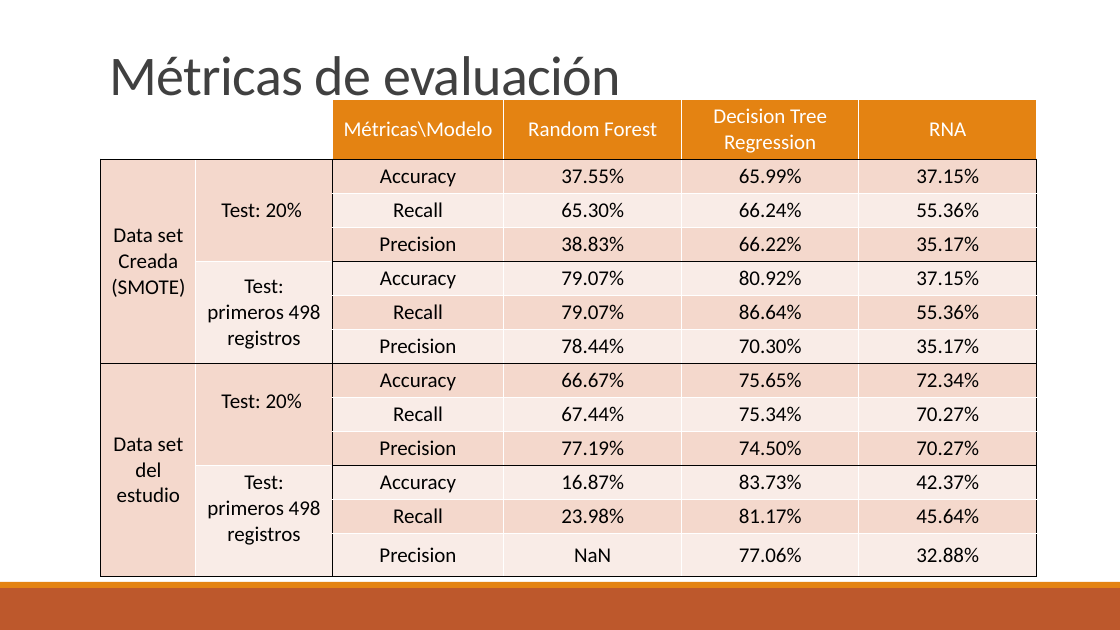
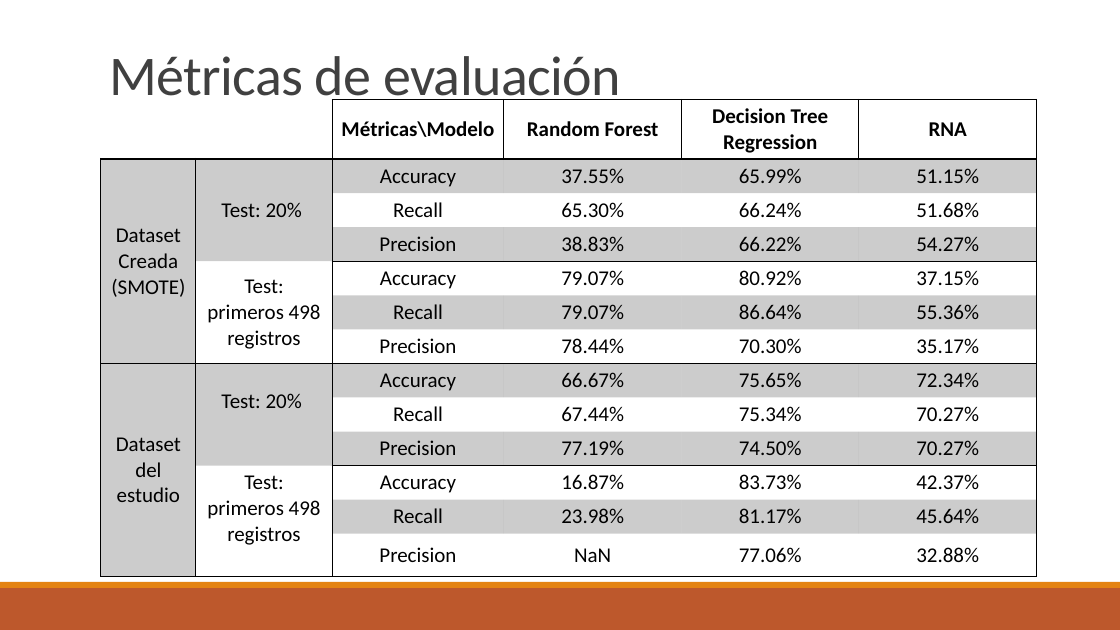
Before and after one commit to niwdehu/ProyectoFinal_INF648, a slide deck: slide 2 of Docs/3.4Evaluación de resultados.pptx. Drawn at 1120x630 pixels with LibreOffice and Linux fonts; fonts in the diff are those of the drawing. Boxes give left, top, right and bottom in pixels: in the first picture for what was removed or moved away, otherwise in the second. Text is boxed around its words. In the diff, an @@ line names an element or a change of style, - is before the commit and + after.

```diff
--- a/Docs/3.4Evaluación de resultados.pptx
+++ b/Docs/3.4Evaluación de resultados.pptx
@@ table at (x1=101, y1=99, x2=1036, y2=574) @@
-row 2, column 1: Data set Creada (SMOTE)
+row 2, column 1: Dataset Creada (SMOTE)
-row 2, column 6: 37.15%
+row 2, column 6: 51.15%
-row 3, column 6: 55.36%
+row 3, column 6: 51.68%
-row 4, column 6: 35.17%
+row 4, column 6: 54.27%
-row 8, column 1: Data set del estudio
+row 8, column 1: Dataset del estudio
@@ fill #FFFFFF to none in 2 cells @@
@@ fill #E48312 to none in 4 cells @@
@@ fill #F5D9CC to #000000 at 20% opacity in 28 cells @@
@@ fill #FAEDE7 to none in 26 cells @@
@@ text colour #FFFFFF to #000000, bold on in "Métricas\Modelo", "Random Forest", "Decision Tree Regression", "RNA" @@
@@ borders changed @@
```
